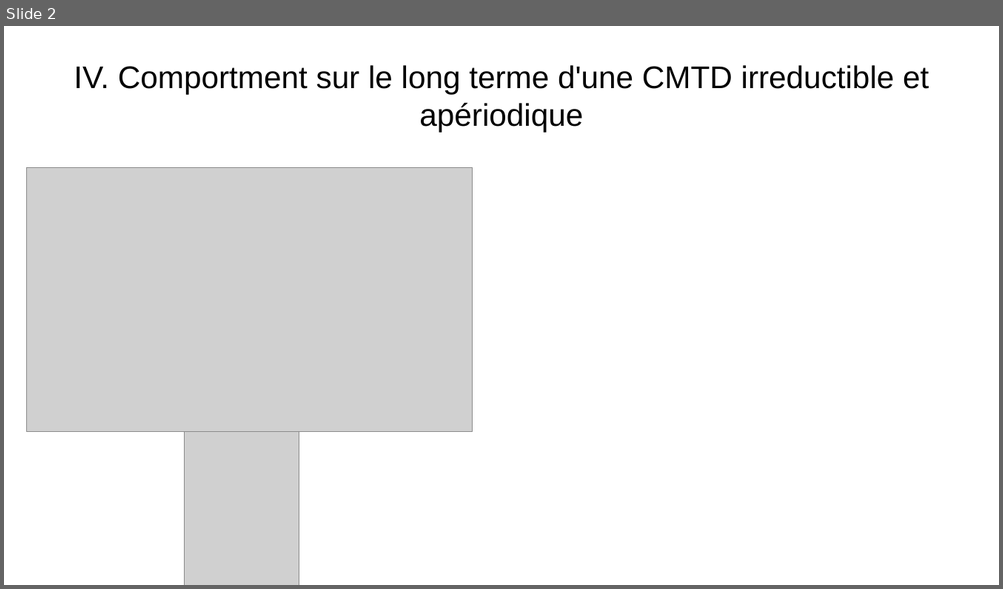
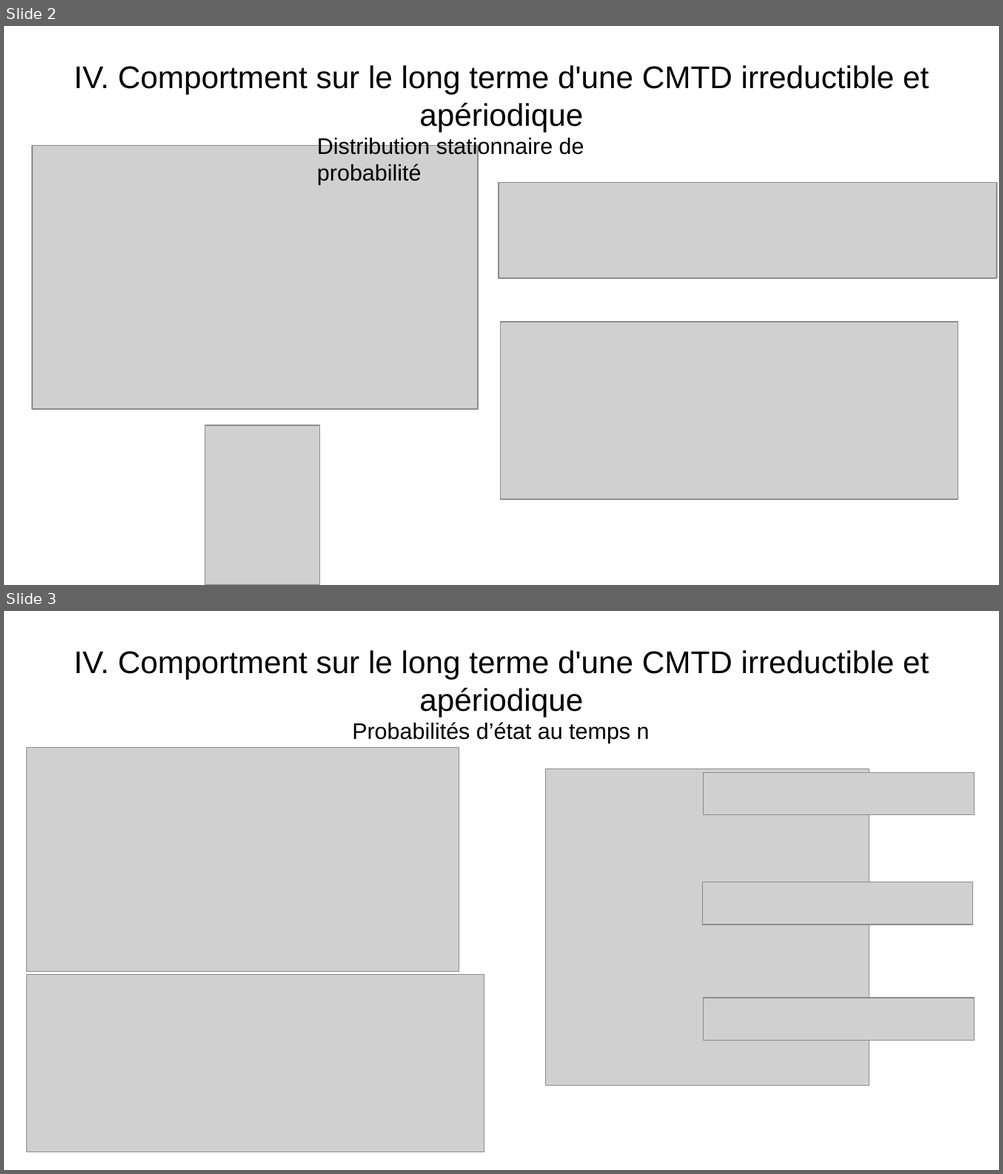
Before and after one commit to WIDEROZ/ESISAR-3A, a slide deck: Mathématiques/Oral/TP2_45 5min.odp. Shown one above the other, each under a label of ours: slide 2 before the commit, slides 2 and 3 after it. The pictures are 1003x589 and 1003x1174 pixels, drawn with LibreOffice and Linux fonts; fonts in the diff are those of the drawing; grey boxes stand for pictures. Boxes give left, top, right and bottom in pixels: in the first picture for what was removed or moved away, otherwise in the second. Text is boxed around its words. In the diff, an @@ line names an element or a change of style, - is before the commit and + after.

```diff
--- a/Mathématiques/Oral/TP2_45 5min.odp
+++ b/Mathématiques/Oral/TP2_45 5min.odp
@@ slide 3 added at box(4, 611, 999, 1170), background #FFFFFF @@
@@ title added at box(74, 650, 928, 717), 25 pt, text #000000 @@
+IV. Comportment sur le long terme d'une CMTD irreductible et apériodique
@@ text added at box(352, 722, 649, 743), 18 pt, text #000000 @@
+Probabilités d’état au temps n
@@ picture added at box(26, 747, 459, 972) @@
@@ picture added at box(546, 769, 868, 1086) @@
@@ picture added at box(703, 772, 974, 815) @@
@@ picture added at box(703, 883, 973, 925) @@
@@ picture added at box(26, 974, 484, 1153) @@
@@ picture added at box(703, 998, 974, 1041) @@
@@ slide 2 changed as well @@
@@ text added at box(317, 136, 584, 185), 18 pt, text #000000 @@
+Distribution stationnaire de probabilité
@@ picture: place and size @@
-picture at box(26, 167, 472, 432)
+picture at box(32, 145, 478, 409)
@@ picture added at box(498, 182, 997, 278) @@
@@ picture added at box(501, 322, 958, 500) @@
@@ picture: place and size @@
-picture at box(185, 432, 299, 585)
+picture at box(205, 426, 320, 585)
```
Also in this commit, not shown: 1 other slide changed, 1 other slide added, 3 other files.
